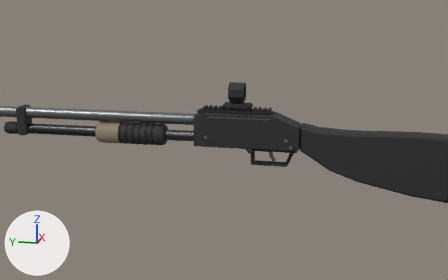
Renders of the glTF model assets/models/weapons/shotgun_brenner.glb from each side of a commit.
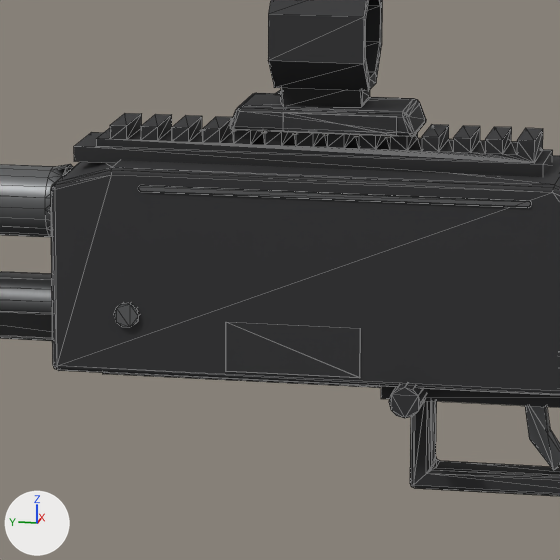
Each version appears first from a 50 mm lens placed at (-1.199, -0.172, 0.289), pointed at (0.007, 0.069, -0.012), and next in a close-up on the part from 41% to 61% of the width and 31% to 63% of the height. The axes (+X, +Y, +Z) are drawn at lower left. The lights are the same throughout. The older version's two pictures come first. The close-ups show mesh edges as thin lines. Where no turn or scale is listed for an object, it has been applied to the vertices.

Script lines for the objects in view, before the commit:
```python
me_bolt = bpy.data.meshes.new('Bolt')
me_bolt.from_pydata(...)  # 596 vertices, 1206 faces; spans x -0.023..0.023, y -0.16..0.076, z -0.023..0.023
# faces by material slot: [1100, 106]
me_bolt.materials.append(mat_matteblackworn)
me_bolt.materials.append(mat_tanworn)
me_receiver = bpy.data.meshes.new('Receiver')
me_receiver.from_pydata(...)  # 1792 vertices, 3424 faces; spans x -0.031..0.044, y -0.39..0.623, z -0.112..0.107
# faces by material slot: [1868, 712, 592, 252]
me_receiver.materials.append(mat_matteblackworn)
me_receiver.materials.append(mat_gunmetalworn)
me_receiver.materials.append(mat_markings)
me_receiver.materials.append(mat_matteblackknurledworn)
ob_bolt = bpy.data.objects.new('Bolt', me_bolt)
ob_bolt.location = (0.0, 0.26, -0.005)
ob_receiver = bpy.data.objects.new('Receiver', me_receiver)
ob_receiver.location = (0.0, 0.0, 0.0)
```
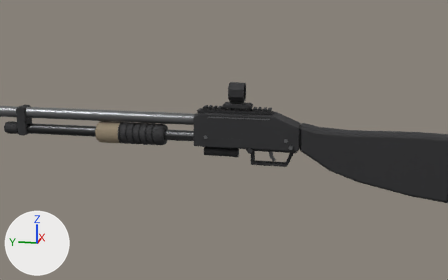
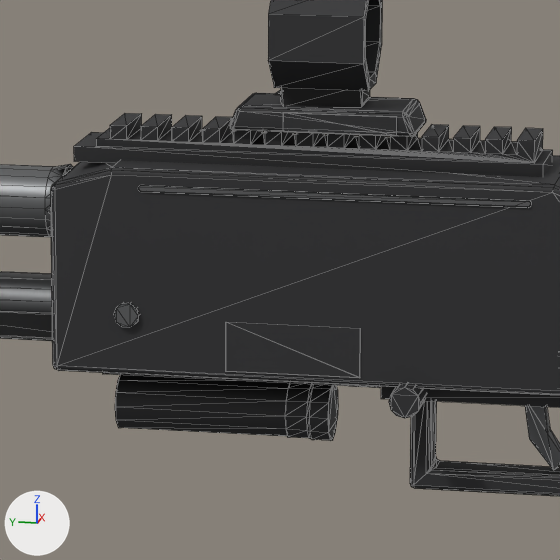
Edits to the bpy script that builds the scene:
```text
Add me_loadshell:
    me_loadshell.from_pydata(...)  # 72 vertices, 136 faces; spans x -0.0098..0.0098, y -0.037..0.033, z -0.0098..0.0098
    me_loadshell.materials.append(mat_markings)
Add ob_loadshell:
    ob_loadshell = bpy.data.objects.new('LoadShell', me_loadshell)
    ob_loadshell.location = (0.0, 0.075, -0.035)
```

Where the change shows, as pixel boxes [x1, y1, x2, y2] in the close-ups (560 x 560 px):
'LoadShell', added
    after: [115, 375, 338, 440]
